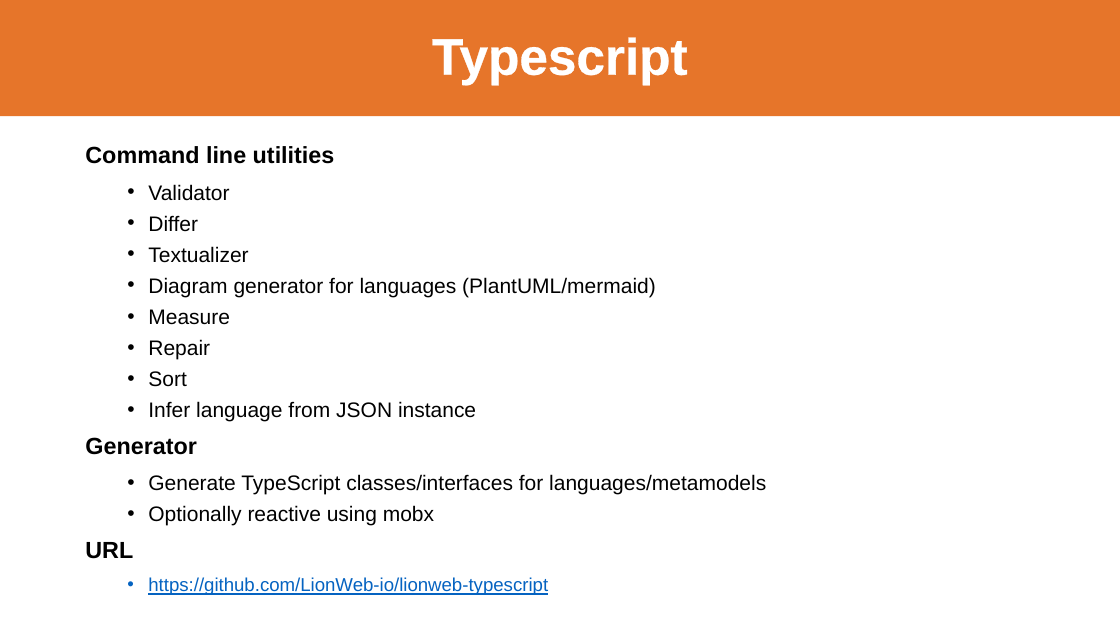
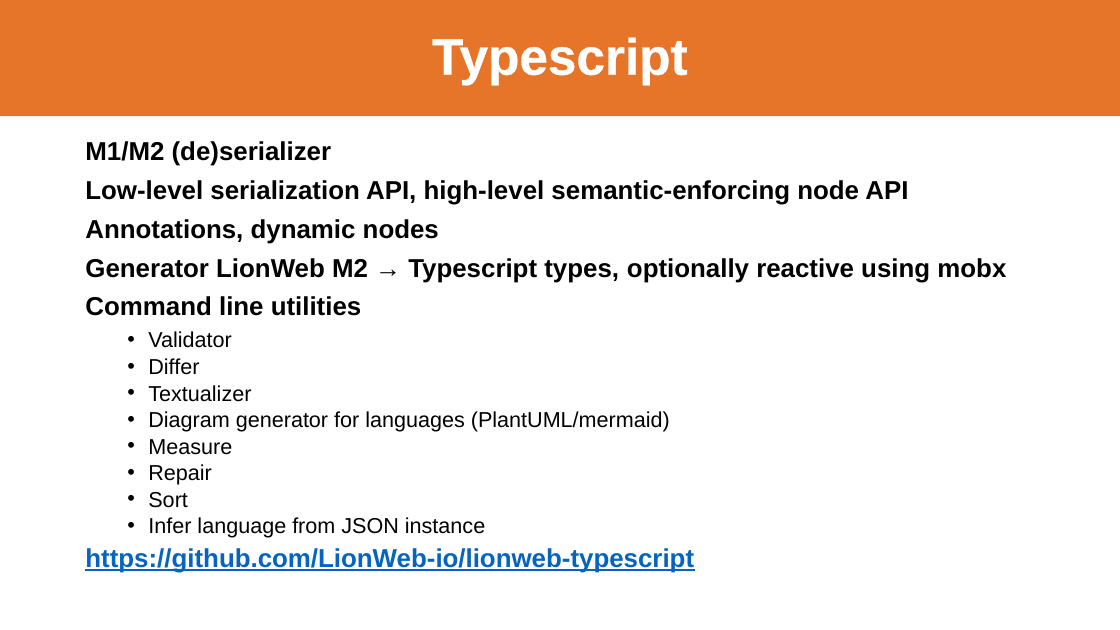
Before and after one commit to LionWeb-io/specification, a slide deck: slide 17 of resources/LangDev 2024 Talk.pptx. Drawn at 1120x630 pixels with LibreOffice and Linux fonts; fonts in the diff are those of the drawing; background and template pictures are left out. Boxes give left, top, right and bottom in pixels: in the first picture for what was removed or moved away, otherwise in the second. Text is boxed around its words. In the diff, an @@ line names an element or a change of style, - is before the commit and + after.

```diff
--- a/resources/LangDev 2024 Talk.pptx
+++ b/resources/LangDev 2024 Talk.pptx
@@ text at <box>85,141,1006,283</box>: paragraphs added @@
+M1/M2 (de)serializer
+Low-level serialization API, high-level semantic-enforcing node API
+Annotations, dynamic nodes
+Generator LionWeb M2 → Typescript types, optionally reactive using mobx
@@ text at <box>85,296,694,573</box>: size 20 to 22.2 pt in "Command line utilities"; size 18 to 18.5 pt in "Validator", "Differ", "Textualizer", "Diagram generator for languages (PlantUML/mermaid)" and 4 more places; size 16 to 22.2 pt, bold on in "https://github.com/LionWeb-io/lionweb-typescript"; line spacing 1 to 0.8; bullet • to none; list level 2 to 1 in "https://github.com/LionWeb-io/lionweb-typescript" @@
@@ text at <box>85,437,766,559</box>: paragraphs removed @@
-Generator
-  • Generate TypeScript classes/interfaces for languages/metamodels
-  • Optionally reactive using mobx
-URL
```
Also in this commit, not shown: 16 other slides changed, 1 slide added, 1 slide removed.
